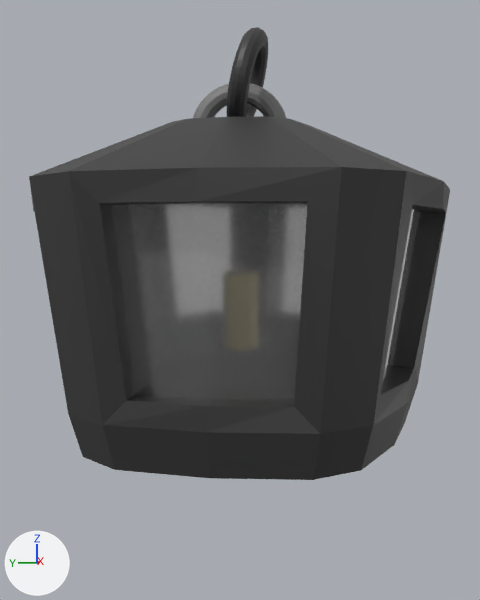
The Blender file Objects/LanternFinal.blend: old version first, new version second.
Before and after are seen from a camera (50 mm lens) standing at (-6.62, -0.98, 0.49) and looking at (0.06, 0.0, -0.11). Lighting does not change. The marker at lower left points along +X, +Y and +Z.

In view in the first picture: 'Lantern'.
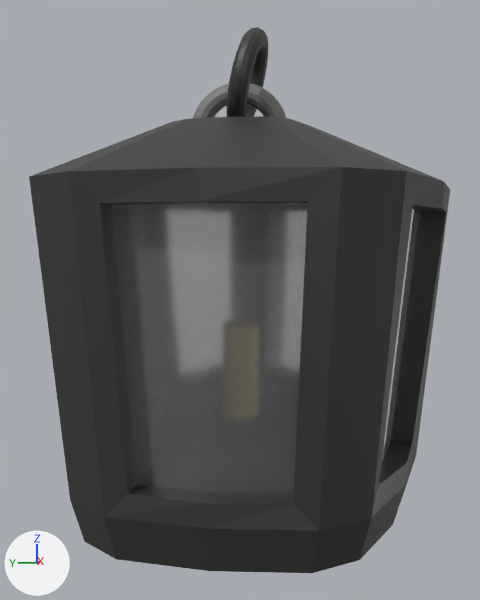
Changed parts and their boxes (x1, y1, x2, y2) in the pictures (480 x 600 px; the box of a moved part takes in the faces that stretch with it):
'Lantern', reshaped (20% taller)
    before: (29, 27, 450, 480)
    after: (29, 27, 450, 573)
part 1 of me_torus, moved or reshaped
    before: (32, 192, 449, 480)
    after: (31, 192, 449, 573)

Edits to the bpy script that builds the scene:
```text
Change me_torus:
    used by ob_lantern; location = (0.0, 0.0, 1.55); rotation_euler = (0.0, -4.714, 0.0), in degrees (0, -270, 0); scale = (0.391, 0.391, 0.391)
    remove me_torus.from_pydata(...)  # 1406 vertices, 1403 faces; spans x -2.5..7.51, y -5.36..5.36, z -5.02..5.43
    add me_torus.from_pydata(...)  # 1406 vertices, 1403 faces; spans x -2.5..9.46, y -5.36..5.36, z -5.02..5.43
    me_torus part 1: 95 of the vertices in x 5.93..7.51, y -4.64..4.64, z -4.35..4.71 are moved by (1.95, 0.0, 0.0)
```
